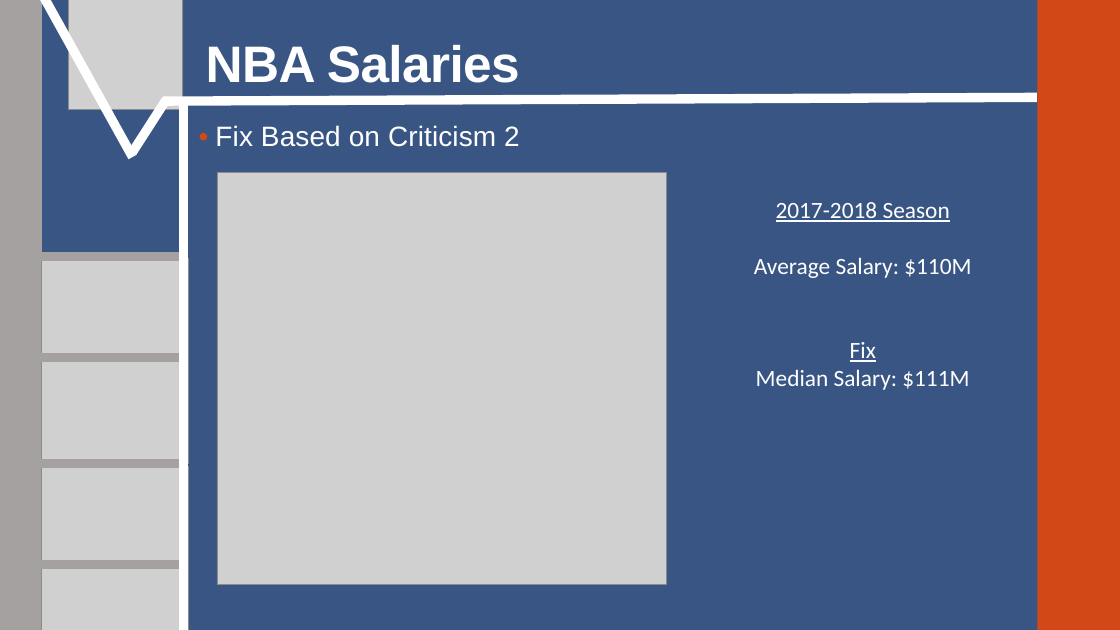
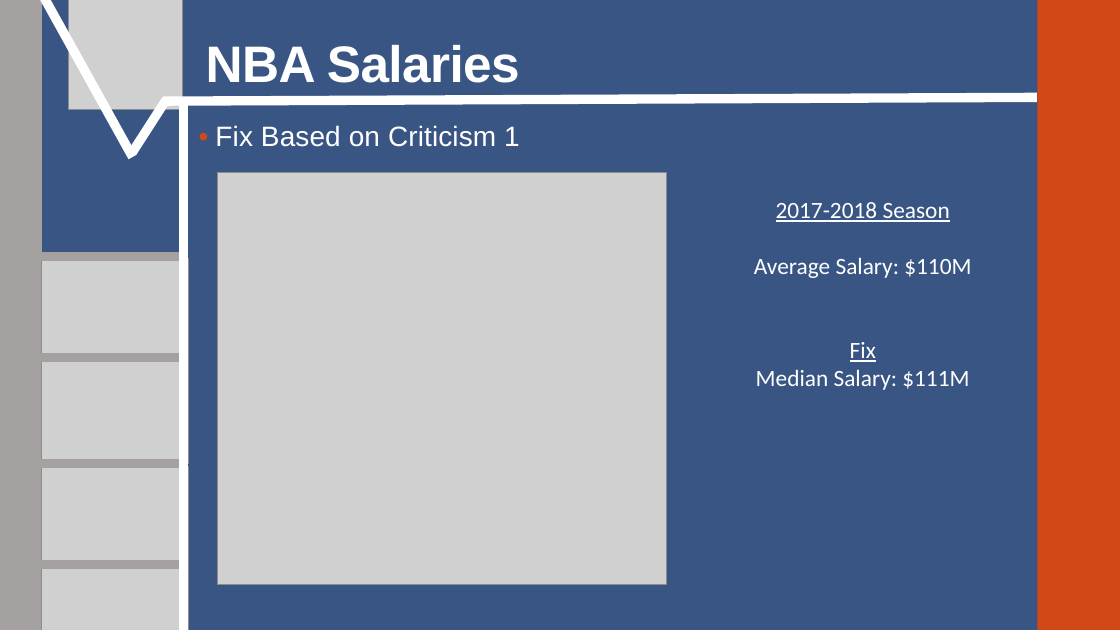
Before and after one commit to SuperMarioGiacomazzo/STOR538_WEBSITE, a slide deck: slide 14 of Slides/Basketball 4/Basketball_4_Lecture.pptx. Drawn at 1120x630 pixels with LibreOffice and Linux fonts; fonts in the diff are those of the drawing; grey boxes stand for pictures. Boxes give left, top, right and bottom in pixels: in the first picture for what was removed or moved away, otherwise in the second. Text is boxed around its words. In the diff, an @@ line names an element or a change of style, - is before the commit and + after.

```diff
--- a/Slides/Basketball 4/Basketball_4_Lecture.pptx
+++ b/Slides/Basketball 4/Basketball_4_Lecture.pptx
@@ text at (215,125,520,147): text changed @@
-• Fix Based on Criticism 2
+• Fix Based on Criticism 1
```
Also in this commit, not shown: 1 other slide changed, 3 other files.
